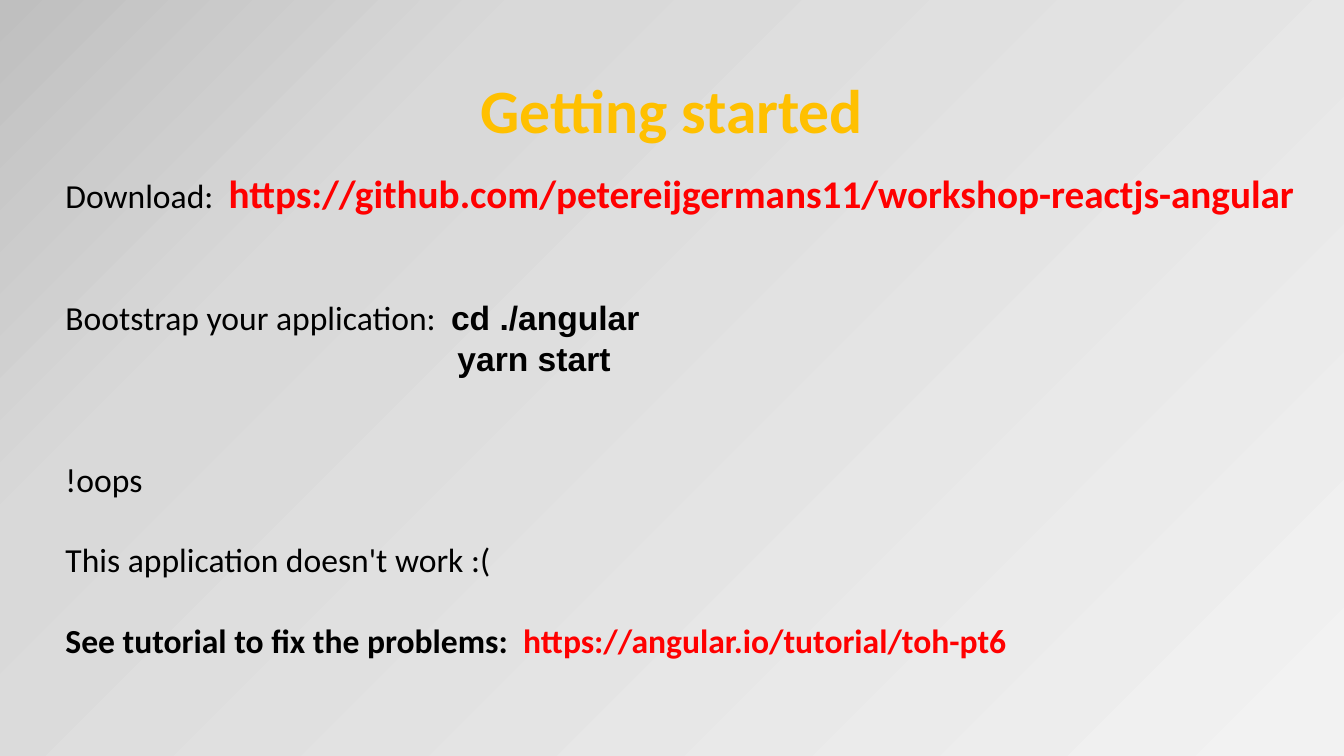
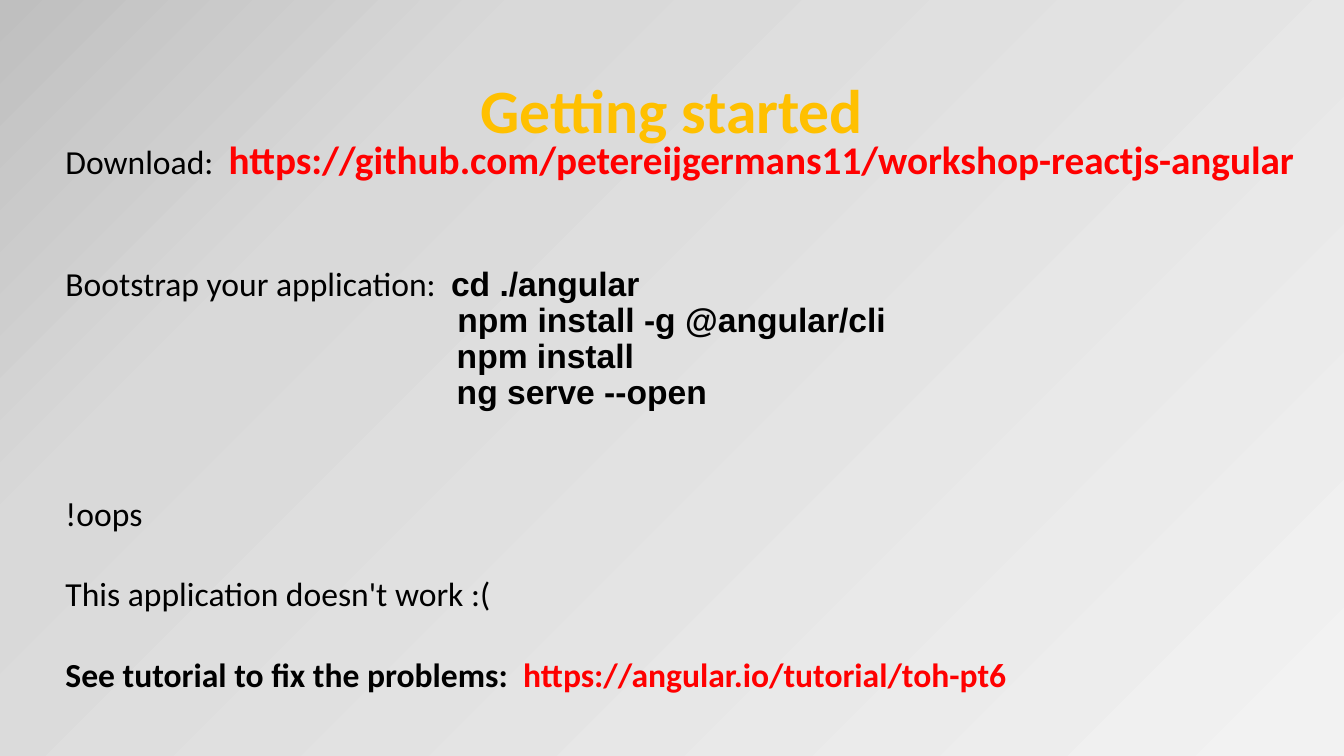
Before and after one commit to petereijgermans11/frontend-cursus, a slide deck: slide 30 of frontend-cursus/ 8 - Angular.pptx (slide 34 before the commit). Drawn at 1344x756 pixels with LibreOffice and Linux fonts; fonts in the diff are those of the drawing. Boxes give left, top, right and bottom in pixels: in the first picture for what was removed or moved away, otherwise in the second. Text is boxed around its words. In the diff, an @@ line names an element or a change of style, - is before the commit and + after.

Commit message:
Angular PPT

```diff
--- a/frontend-cursus/ 8 - Angular.pptx
+++ b/frontend-cursus/ 8 - Angular.pptx
@@ text "Download: https://github.com/petereijgermans11/workshop-reac ...": place and size @@
-text "Download: https://github.com/petereijgermans11/workshop-reac ..." at (65, 180, 1294, 659)
+text "Download: https://github.com/petereijgermans11/workshop-reac ..." at (65, 141, 1294, 693)
@@ text at (457, 307, 886, 411): text changed @@
-yarn start
+npm install -g @angular/cli
+npm install
+ng serve --open
```
Also in this commit, not shown: 8 other slides changed, 2 slides added, 6 slides removed, 1 other file.
